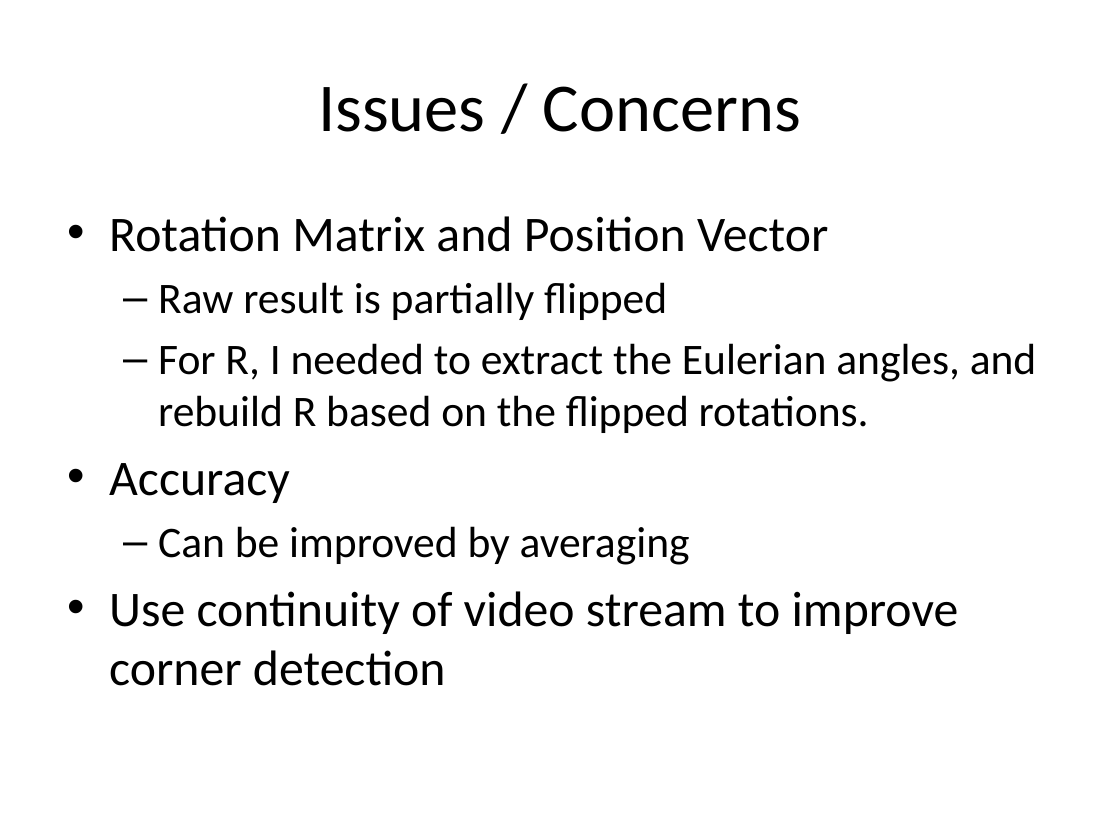
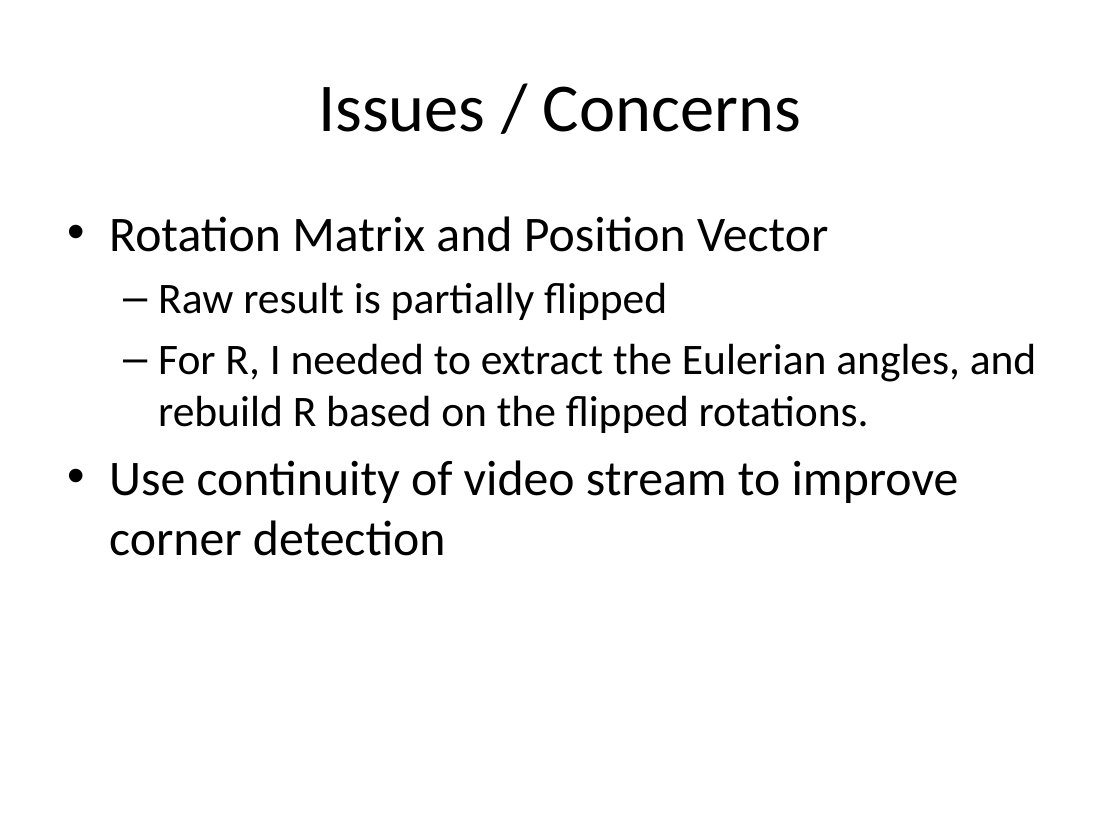
Before and after one commit to lhr0909/MonoCameraRecovery, a slide deck: slide 13 of paper_presentation/Monocamera Recovery.pptx. Drawn at 1120x840 pixels with LibreOffice and Linux fonts; fonts in the diff are those of the drawing. Boxes give left, top, right and bottom in pixels: in the first picture for what was removed or moved away, otherwise in the second. Text is boxed around its words. In the diff, an @@ line names an element or a change of style, - is before the commit and + after.

Commit message:
Finished fine-tuning for presentation
Made movements smoother by averaging
Lowered the contour area size threshold to accept farther distance
Finished presentation slides

```diff
--- a/paper_presentation/Monocamera Recovery.pptx
+++ b/paper_presentation/Monocamera Recovery.pptx
@@ text at box(109, 463, 690, 565): paragraphs removed @@
-• Accuracy
-  – Can be improved by averaging
```
Also in this commit, not shown: 8 other slides changed, 2 slides added, 2 slides removed, 2 other files.
